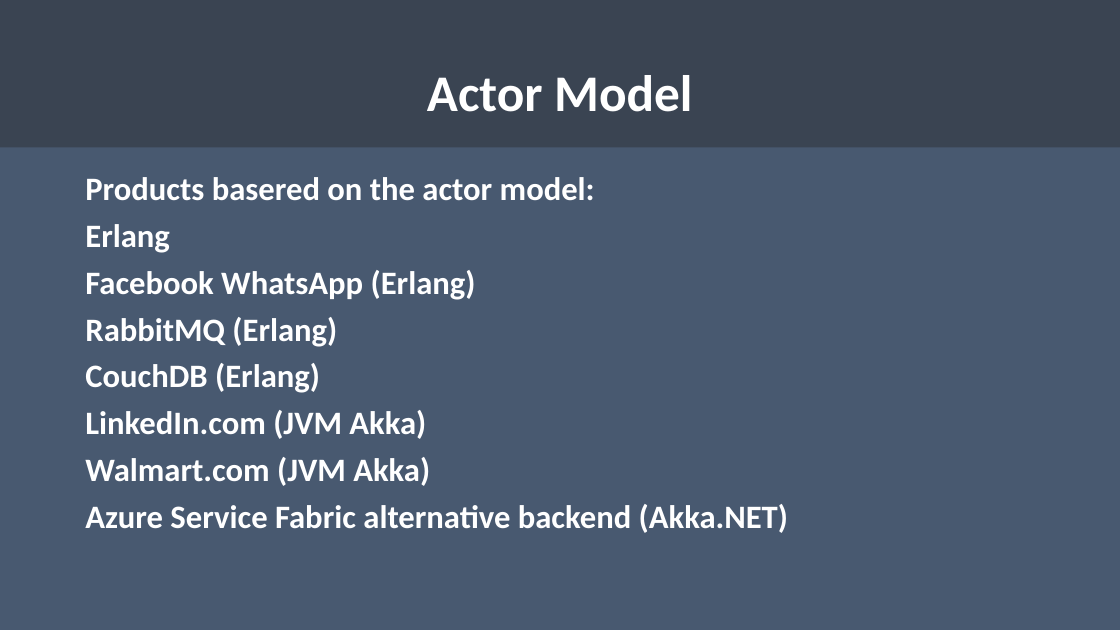
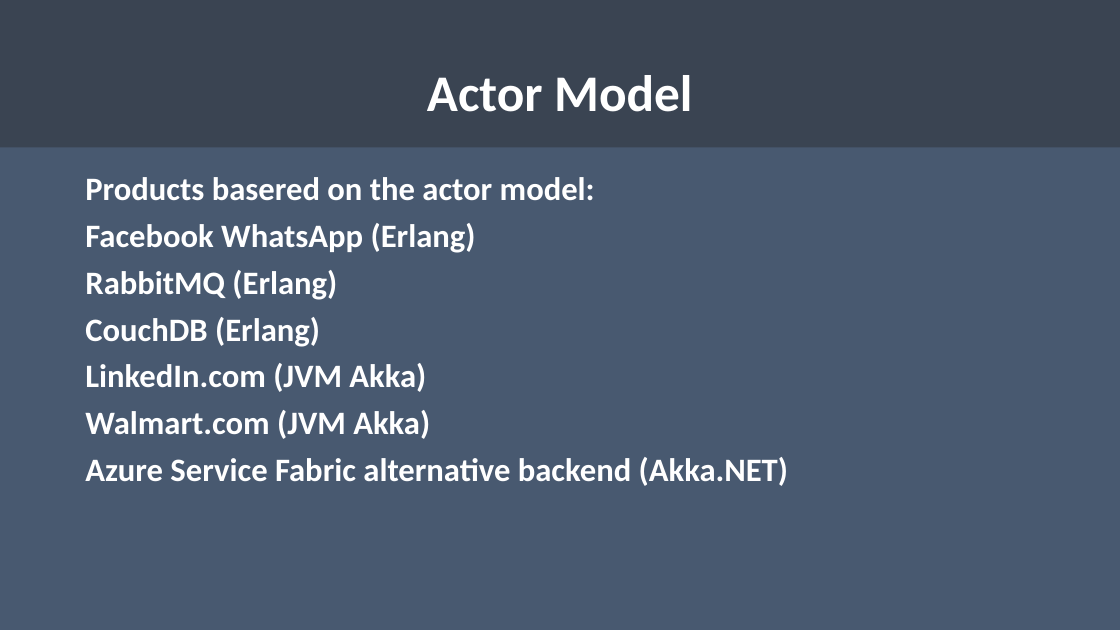
Before and after one commit to rogeralsing/Presentations, a slide deck: slide 18 of NDCOslo/akka.pptx. Drawn at 1120x630 pixels with LibreOffice and Linux fonts; fonts in the diff are those of the drawing. Boxes give left, top, right and bottom in pixels: in the first picture for what was removed or moved away, otherwise in the second. Text is boxed around its words. In the diff, an @@ line names an element or a change of style, - is before the commit and + after.

```diff
--- a/NDCOslo/akka.pptx
+++ b/NDCOslo/akka.pptx
@@ text at box(85, 224, 170, 253): paragraph removed @@
-Erlang
```
Also in this commit, not shown: 1 other slide changed, 1 slide added.
